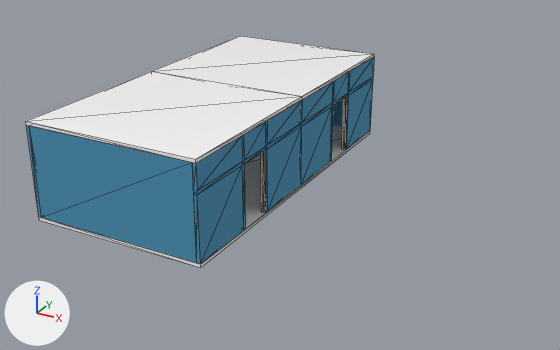
Renders of the glTF model src/Assets/3Dmodels/Room_2.glb from each side of a commit.
Rendered twice from a 50 mm camera at (6.55, -15.18, 9.06) aimed at (-3.34, 2.8, 0.07). The axes (+X, +Y, +Z) are drawn at lower left. The lights are the same throughout. Mesh edges are drawn as thin lines. Objects named as collision shapes, trigger or cutter boxes, shadow casters or lower levels of detail are left out. Where no turn or scale is listed for an object, it has been applied to the vertices.

The scene before the commit, as lines of its bpy script (objects in view):
```python
me_cube_003 = bpy.data.meshes.new('Cube.003')
me_cube_003.from_pydata(...)  # a box spanning x -2.5..2.5, y -2.5..2.5, z -0.05..0.05; a box spanning x -2.5..2.5, y 2.5..7.5, z -0.05..0.05
me_cube_003.materials.append(mat_wallsmaterial)  # white #ffffff
me_floor_007 = bpy.data.meshes.new('Floor.007')
me_floor_007.from_pydata(...)  # a box spanning x -2.5..2.5, y -2.5..7.5, z -0.05..0.05
me_floor_007.materials.append(mat_wallsmaterial)  # white #ffffff
me_floor_015 = bpy.data.meshes.new('Floor.015')
me_floor_015.from_pydata(...)  # 202 vertices, 384 faces; spans x -0.05..4.95, y -7.5..2.5, z -1.25..1.25
me_floor_015.materials.append(mat_coloredmaterial)  # picture img_imphenziapalette01
ob_room_2_floor = bpy.data.objects.new('Room_2_Floor', me_floor_007)
ob_room_2_floor.location = (-5.0, 0.0, 0.0)
ob_room_2_roof = bpy.data.objects.new('Room_2_Roof', me_cube_003)
ob_room_2_roof.location = (-5.0, 0.0, 2.6)
ob_room_2_walls = bpy.data.objects.new('Room_2_Walls', me_floor_015)
ob_room_2_walls.location = (-7.45, 5.0, 1.3)
```
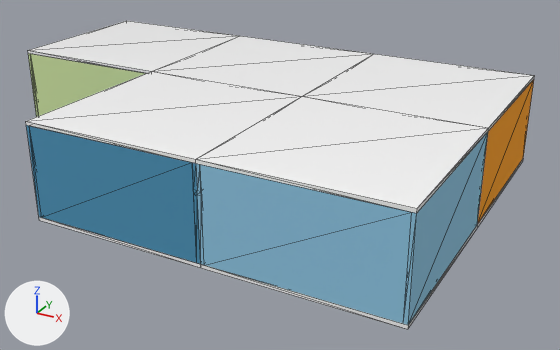
The newer file is also turned or shifted as a whole; pictures and numbers use the older file's frame.

Where the change shows, as pixel boxes (x1, y1, x2, y2) in the pictures (560 x 350 px):
'Room_1_Wall', added (blue)
    after: (196, 132, 488, 325)
'Room_1_Roof', added
    after: (196, 96, 489, 213)
'Room_3_Roof', added
    after: (303, 54, 535, 131)
'Room_4_Roof', added
    after: (28, 21, 239, 73)
'Room_4_Walls', added (green)
    after: (28, 53, 146, 117)
'Room_3_Walls', added (brown)
    after: (477, 79, 534, 225)
'Room_1_Floor', added
    after: (201, 226, 477, 329)
'Room_3_Floor', added
    after: (477, 159, 523, 227)
'Room_2_Floor', unchanged, covered by the edit
    before: (39, 125, 370, 268)
    after: (39, 217, 201, 268)

Edits to the bpy script that builds the scene:
```text
Add me_cube_009:
    me_cube_009.from_pydata(...)  # a box spanning x -2.5..2.5, y -2.5..2.5, z -0.05..0.05
    me_cube_009.materials.append(mat_wallsmaterial)  # white #ffffff
Add me_floor_019:
    me_floor_019.from_pydata(...)  # 84 vertices, 152 faces; spans x -2.5..2.5, y -0.05..4.95, z -1.25..1.25
    me_floor_019.materials.append(mat_coloredmaterial)  # picture img_imphenziapalette01
Add me_floor_016:
    me_floor_016.from_pydata(...)  # a box spanning x -2.5..2.5, y -2.5..2.5, z -0.05..0.05
    me_floor_016.materials.append(mat_wallsmaterial)  # white #ffffff
Add me_floor_012:
    me_floor_012.from_pydata(...)  # 82 vertices, 152 faces; spans x -2.5..2.5, y -4.95..0.05, z -1.25..1.25
    me_floor_012.materials.append(mat_coloredmaterial)  # picture img_imphenziapalette01
Add me_floor_002:
    me_floor_002.from_pydata(...)  # 84 vertices, 152 faces; spans x -2.5..2.5, y -4.95..0.05, z -1.25..1.25
    me_floor_002.materials.append(mat_coloredmaterial)  # picture img_imphenziapalette01
Add ob_room_4_roof:
    ob_room_4_roof = bpy.data.objects.new('Room_4_Roof', me_cube_009)
    ob_room_4_roof.location = (-10.0, 5.0, 2.6)
Add ob_room_4_walls:
    ob_room_4_walls = bpy.data.objects.new('Room_4_Walls', me_floor_019)
    ob_room_4_walls.location = (-10.0, 2.55, 1.3)
Add ob_room_3_floor:
    ob_room_3_floor = bpy.data.objects.new('Room_3_Floor', me_floor_016)
    ob_room_3_floor.location = (0.0, 5.0, 0.0)
Add ob_room_3_roof:
    ob_room_3_roof = bpy.data.objects.new('Room_3_Roof', me_cube_009.copy())
    ob_room_3_roof.location = (0.0, 5.0, 2.6)
Add ob_room_3_walls:
    ob_room_3_walls = bpy.data.objects.new('Room_3_Walls', me_floor_012)
    ob_room_3_walls.location = (0.0, 7.45, 1.3)
Add ob_room_1_roof:
    ob_room_1_roof = bpy.data.objects.new('Room_1_Roof', me_cube_009.copy())
    ob_room_1_roof.location = (0.0, 0.0, 2.6)
Add ob_room_1_wall:
    ob_room_1_wall = bpy.data.objects.new('Room_1_Wall', me_floor_002)
    ob_room_1_wall.location = (0.0, 2.45, 1.3)
Add ob_room_1_floor:
    ob_room_1_floor = bpy.data.objects.new('Room_1_Floor', me_floor_016.copy())
    ob_room_1_floor.location = (0.0, 0.0, 0.0)
```
